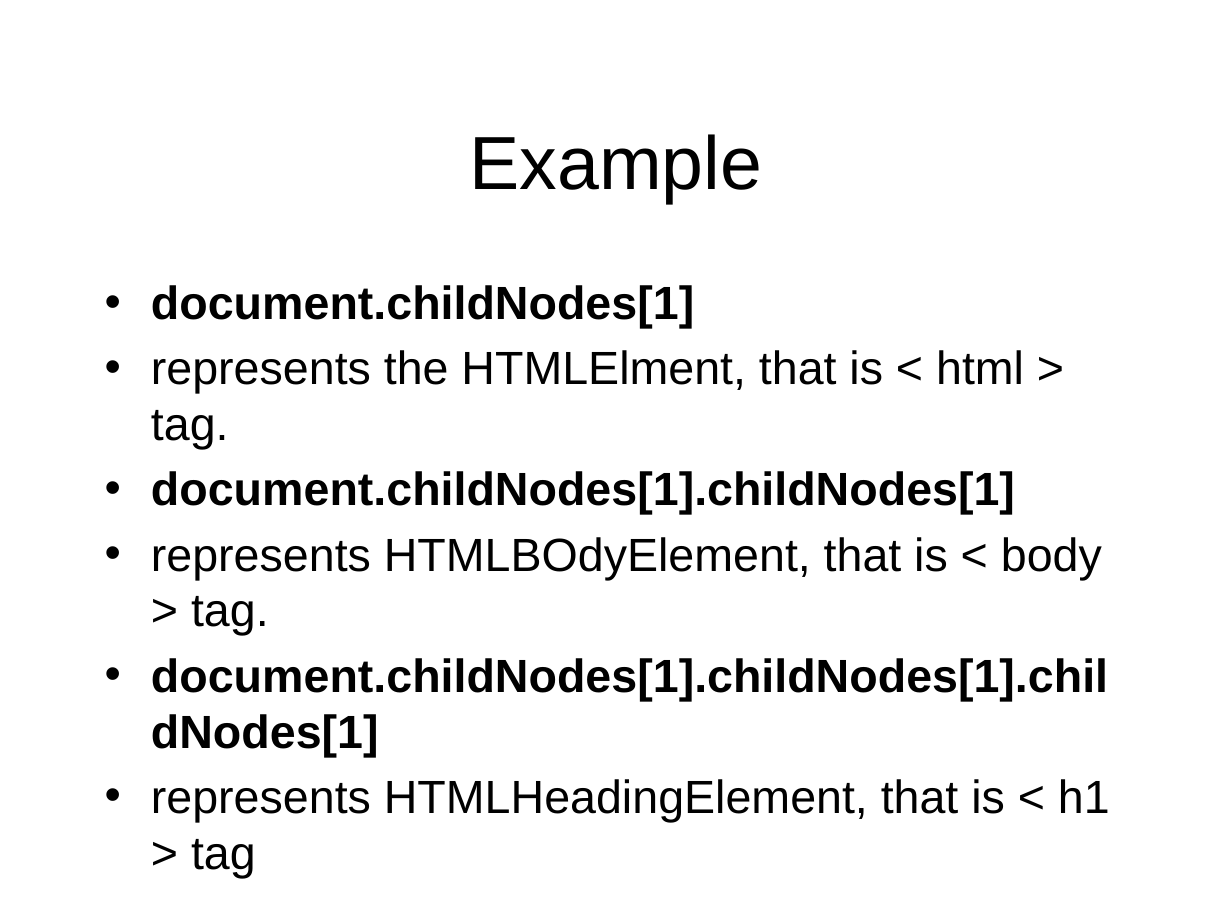
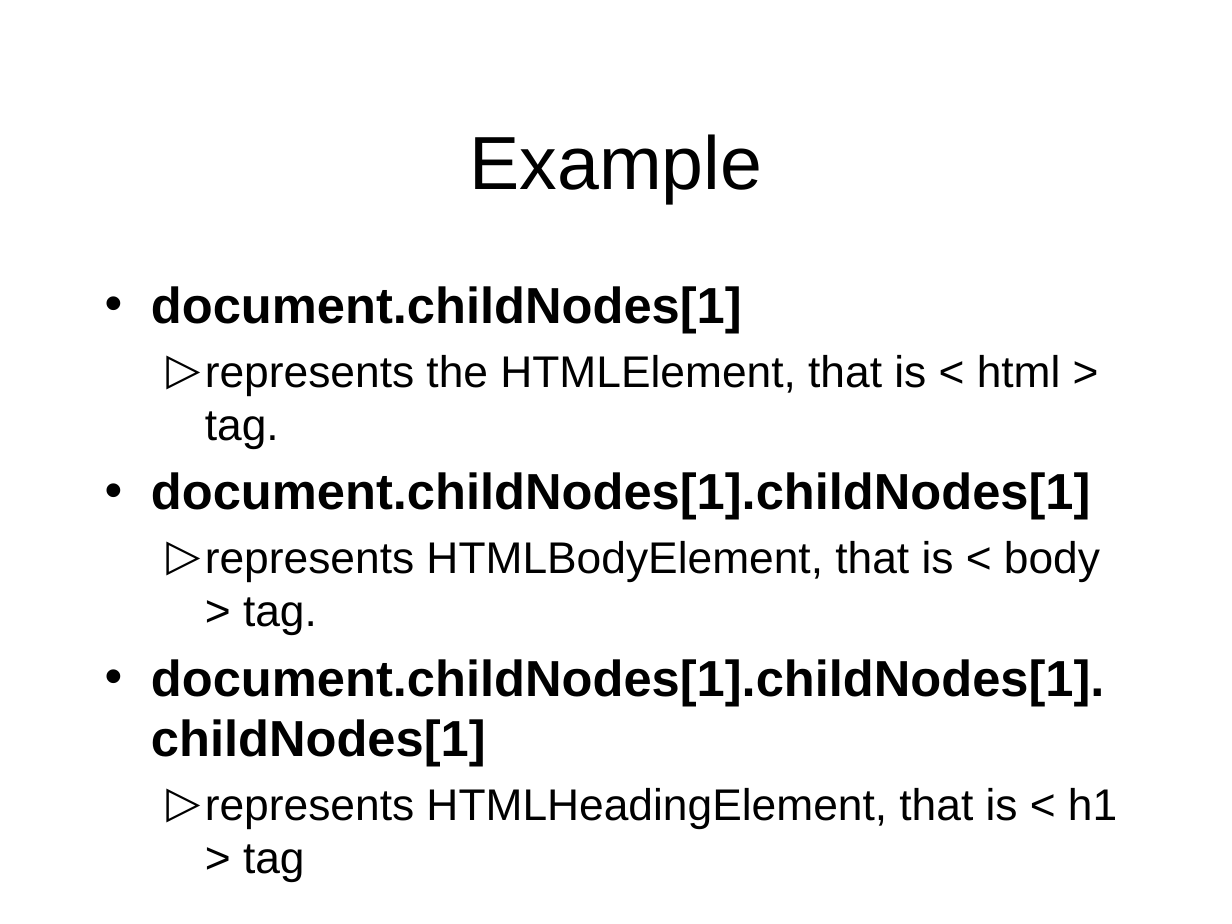
Before and after one commit to octaviordz/zjnu2017.github.io, a slide deck: slide 13 of WAD/lectures/140--Objects.and.DOM.pptx (slide 9 before the commit). Drawn at 1232x924 pixels with LibreOffice and Linux fonts; fonts in the diff are those of the drawing. Boxes give left, top, right and bottom in pixels: in the first picture for what was removed or moved away, otherwise in the second. Text is boxed around its words. In the diff, an @@ line names an element or a change of style, - is before the commit and + after.

```diff
--- a/WAD/lectures/140--Objects.and.DOM.pptx
+++ b/WAD/lectures/140--Objects.and.DOM.pptx
@@ text at [151, 286, 1117, 828]: size 27.2 to 29.6 pt in "document.childNodes[1]", "document.childNodes[1].childNodes[1]", "document.childNodes[1].childNodes[1].childNodes[1]"; size 27.2 to 25.9 pt in "represents HTMLHeadingElement, that is < h1 > ..."; bullet • to ▷; list level 1 to 2 in "represents HTMLHeadingElement, that is < ..." @@
@@ text at [205, 355, 1061, 448]: text changed; size 27.2 to 25.9 pt @@
-• represents the HTMLElment, that is < html > tag.
+  ▷ represents the HTMLElement, that is < html > tag.
@@ text at [205, 541, 1100, 634]: text changed; size 27.2 to 25.9 pt @@
-• represents HTMLBOdyElement, that is < body > tag.
+  ▷ represents HTMLBodyElement, that is < body > tag.
```
Also in this commit, not shown: 10 other slides changed, 4 slides added, 3 other files.
